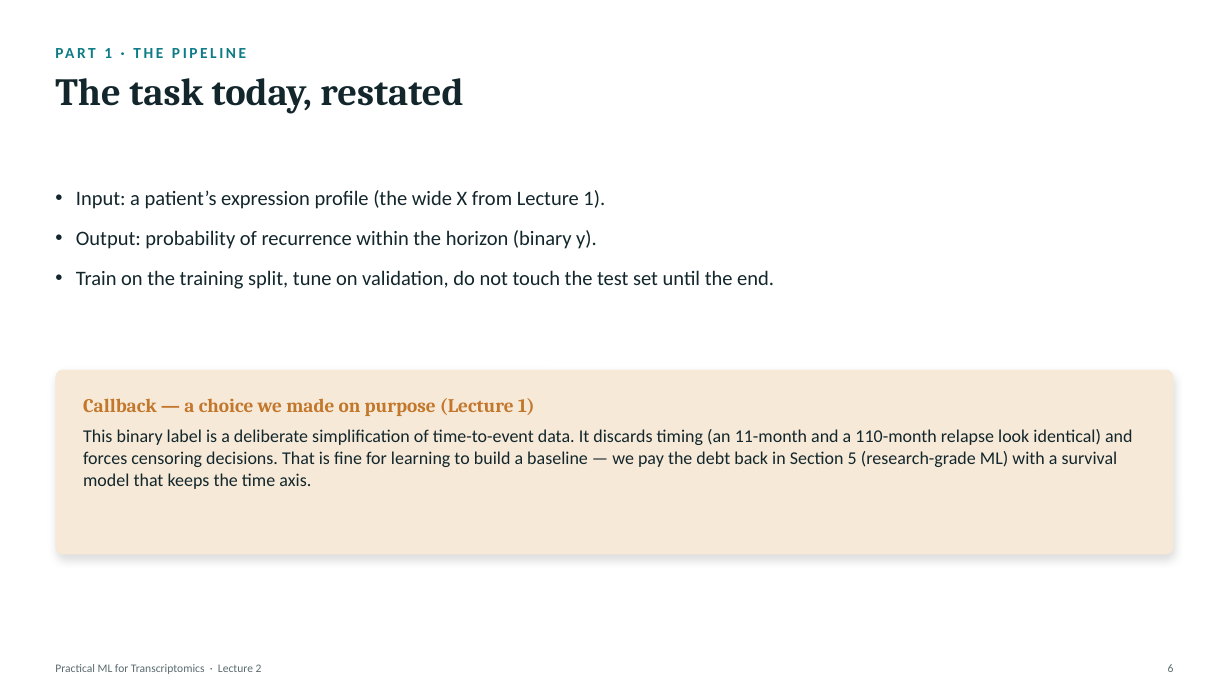
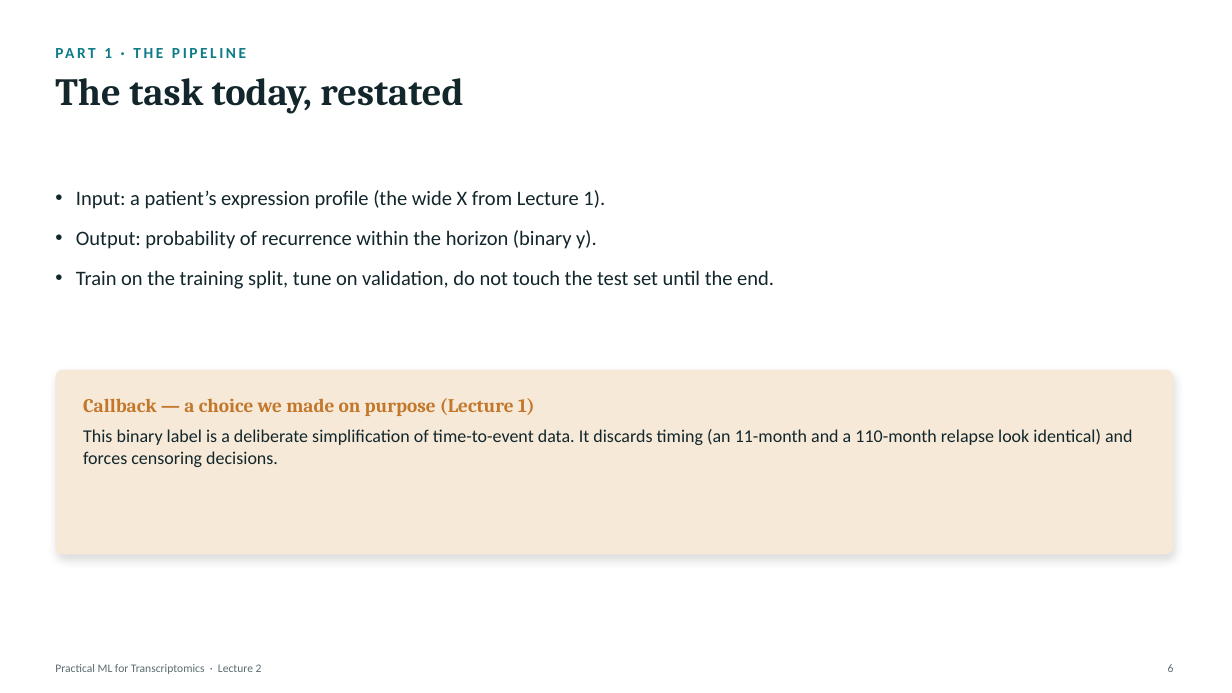
Before and after one commit to zhanyinx/ml26, a slide deck: slide 6 of lessons/lesson02_baseline_model/theory/slides/Lecture2 - Building the First Predictive Model.pptx. Drawn at 1232x693 pixels with LibreOffice and Linux fonts; fonts in the diff are those of the drawing. Boxes give left, top, right and bottom in pixels: in the first picture for what was removed or moved away, otherwise in the second. Text is boxed around its words. In the diff, an @@ line names an element or a change of style, - is before the commit and + after.

```diff
--- a/lessons/lesson02_baseline_model/theory/slides/Lecture2 - Building the First Predictive Model.pptx
+++ b/lessons/lesson02_baseline_model/theory/slides/Lecture2 - Building the First Predictive Model.pptx
@@ text at <box>83,429,1132,467</box>: text changed @@
-This binary label is a deliberate simplification of time-to-event data. It discards timing (an 11-month and a 110-month relapse look identical) and forces censoring decisions. That is fine for learning to build a baseline — we pay the debt back in Section 5 (research-grade ML) with a survival model that keeps the time axis.
+This binary label is a deliberate simplification of time-to-event data. It discards timing (an 11-month and a 110-month relapse look identical) and forces censoring decisions.
```
Also in this commit, not shown: 20 other slides changed.
